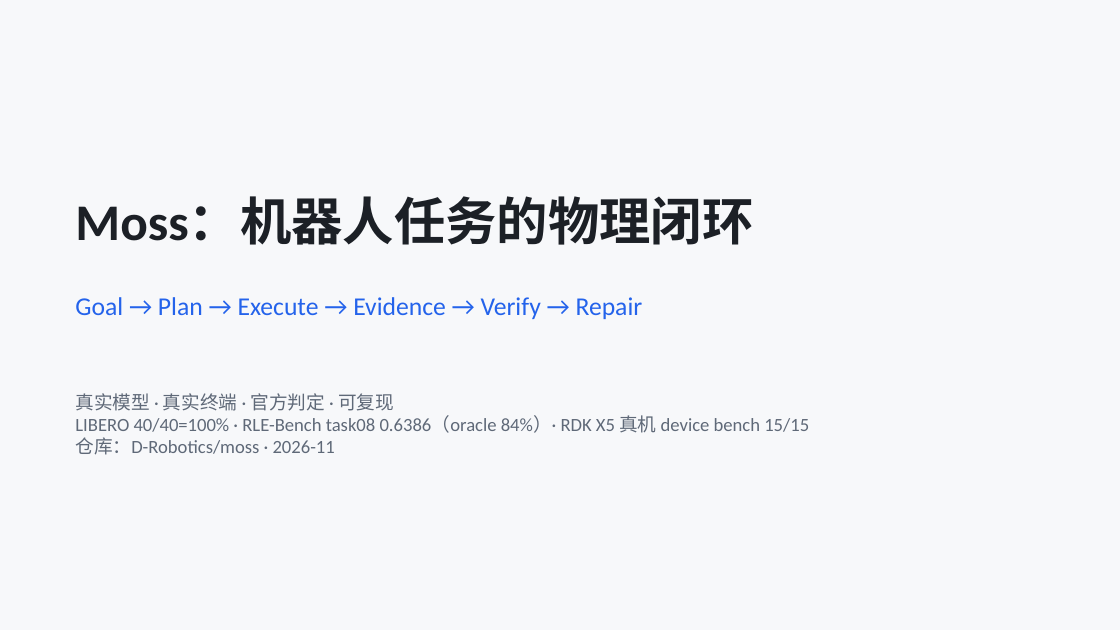
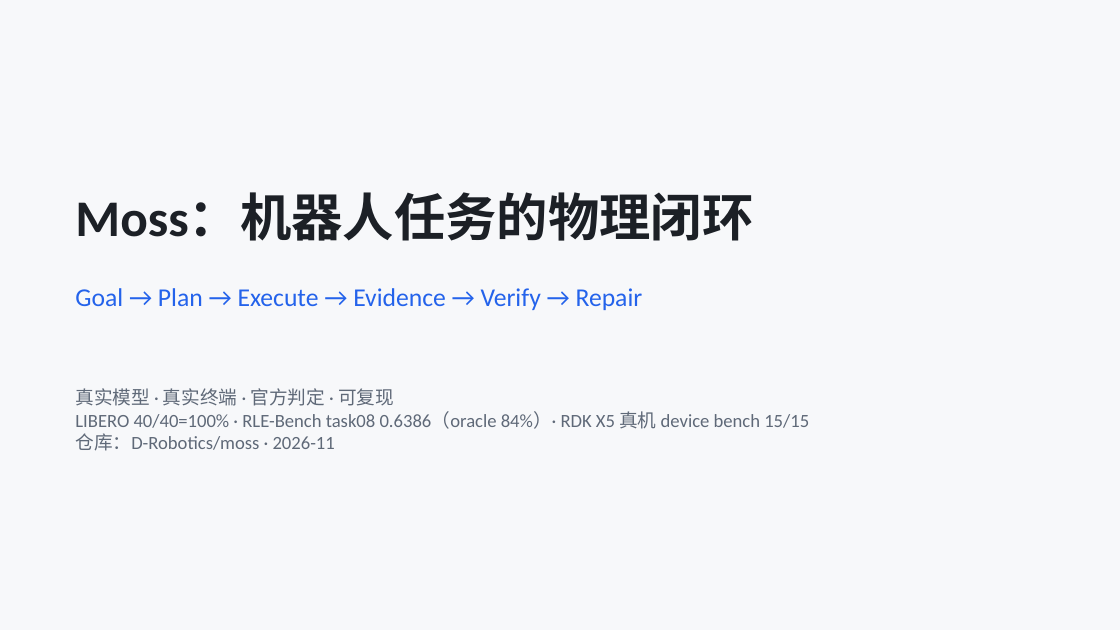
Before and after one commit to D-Robotics/moss, a slide deck: slide 1 of docs/ppt/moss-physical-closed-loop.pptx. Drawn at 1120x630 pixels with LibreOffice and Linux fonts; fonts in the diff are those of the drawing. Boxes give left, top, right and bottom in pixels: in the first picture for what was removed or moved away, otherwise in the second. Text is boxed around its words. In the diff, an @@ line names an element or a change of style, - is before the commit and + after.

```diff
--- a/docs/ppt/moss-physical-closed-loop.pptx
+++ b/docs/ppt/moss-physical-closed-loop.pptx
@@ text "Moss：机器人任务的物理闭环": place and size @@
-text "Moss：机器人任务的物理闭环" at box(75, 197, 753, 245)
+text "Moss：机器人任务的物理闭环" at box(75, 193, 753, 241)
@@ text "Goal → Plan → Execute ...": place and size @@
-text "Goal → Plan → Execute ..." at box(75, 297, 643, 319)
+text "Goal → Plan → Execute ..." at box(75, 288, 643, 310)
@@ text "真实模型 · 真实终端 · 官方判定 ...": place and size @@
-text "真实模型 · 真实终端 · 官方判定 ..." at box(75, 393, 809, 455)
+text "真实模型 · 真实终端 · 官方判定 ..." at box(75, 388, 809, 451)
```
Also in this commit, not shown: 6 other slides changed, 3 slides added, 12 other files.
